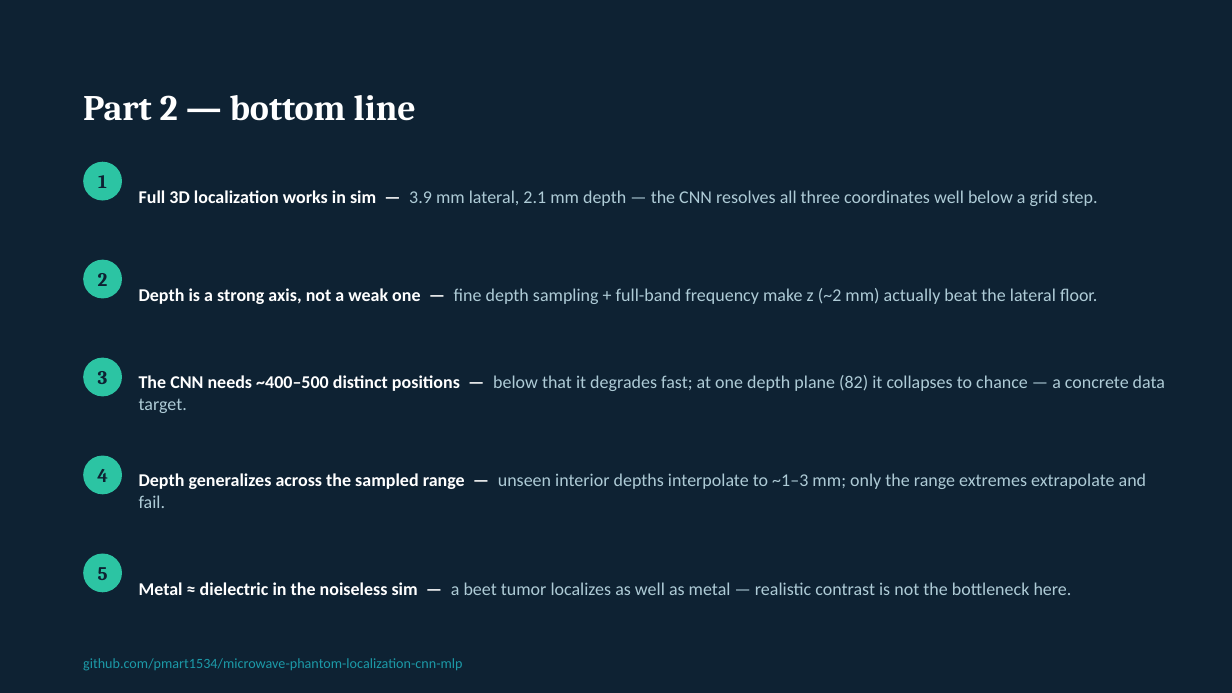
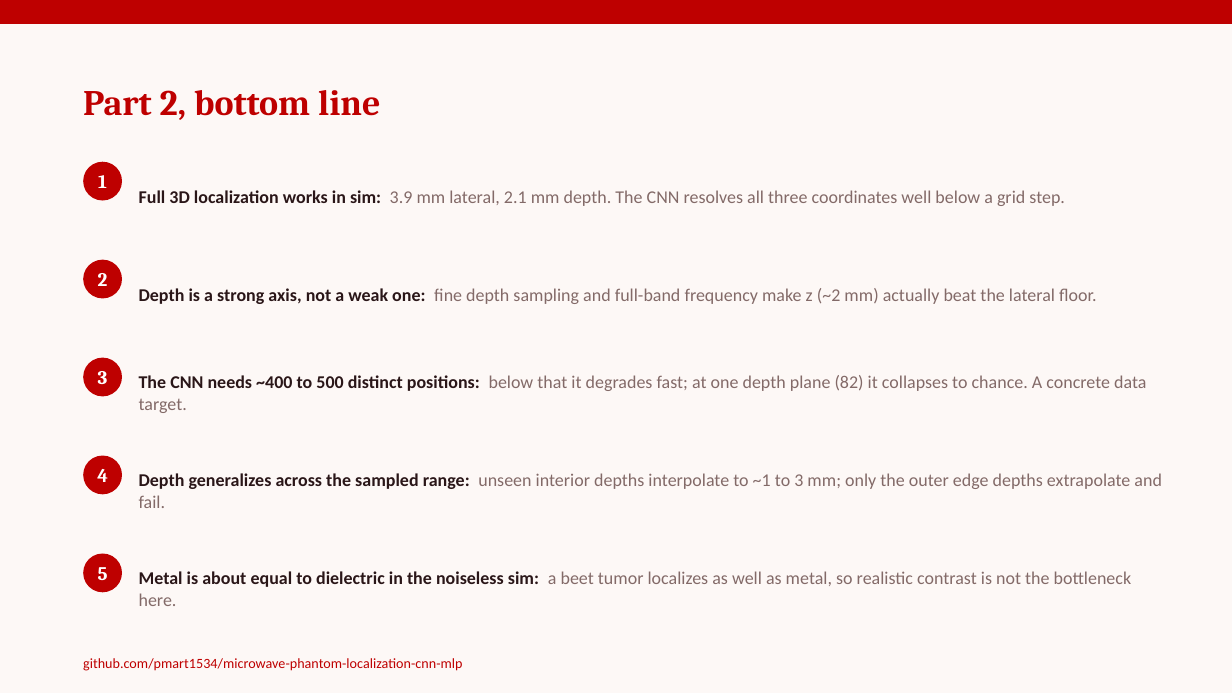
Before and after one commit to pmart1534/microwave-phantom-localization-cnn-mlp, a slide deck: slide 10 of regression_deck/Deck2_Simulated_Regression.pptx (slide 9 before the commit). Drawn at 1232x693 pixels with LibreOffice and Linux fonts; fonts in the diff are those of the drawing. Boxes give left, top, right and bottom in pixels: in the first picture for what was removed or moved away, otherwise in the second. Text is boxed around its words. In the diff, an @@ line names an element or a change of style, - is before the commit and + after.

```diff
--- a/regression_deck/Deck2_Simulated_Regression.pptx
+++ b/regression_deck/Deck2_Simulated_Regression.pptx
@@ background #0E2233 to #FDF8F6 @@
@@ rectangle added at (0, 0, 1232, 24), fill #BE0000 @@
@@ text at (83, 90, 380, 120): text changed; text colour #FFFFFF to #BE0000 @@
-Part 2 — bottom line
+Part 2, bottom line
@@ text at (139, 190, 1065, 206): text changed; text colour #AECBD6 to #836A68 @@
-Full 3D localization works in sim — 3.9 mm lateral, 2.1 mm depth — the CNN resolves all three coordinates well below a grid step.
+Full 3D localization works in sim: 3.9 mm lateral, 2.1 mm depth. The CNN resolves all three coordinates well below a grid step.
@@ text at (139, 288, 1096, 304): text changed; text colour #AECBD6 to #836A68 @@
-Depth is a strong axis, not a weak one — fine depth sampling + full-band frequency make z (~2 mm) actually beat the lateral floor.
+Depth is a strong axis, not a weak one: fine depth sampling and full-band frequency make z (~2 mm) actually beat the lateral floor.
@@ text at (139, 375, 1146, 413): text changed; text colour #AECBD6 to #836A68 @@
-The CNN needs ~400–500 distinct positions — below that it degrades fast; at one depth plane (82) it collapses to chance — a concrete data target.
+The CNN needs ~400 to 500 distinct positions: below that it degrades fast; at one depth plane (82) it collapses to chance. A concrete data target.
@@ text at (139, 473, 1162, 508): text changed; text colour #AECBD6 to #836A68 @@
-Depth generalizes across the sampled range — unseen interior depths interpolate to ~1–3 mm; only the range extremes extrapolate and fail.
+Depth generalizes across the sampled range: unseen interior depths interpolate to ~1 to 3 mm; only the outer edge depths extrapolate and fail.
@@ text colour #0E2233 to #FFFFFF in 5 elements at (98, 175, 107, 188), (98, 273, 108, 286), (98, 371, 108, 384), (97, 469, 108, 482), (98, 567, 108, 580) @@
@@ fill #2CC4A3 to #BE0000 in 5 elements at (83, 162, 122, 201), (83, 260, 122, 299), (83, 358, 122, 396), (83, 456, 122, 494), (83, 554, 122, 592) @@
@@ text at (139, 571, 1132, 606): text changed; text colour #AECBD6 to #836A68 @@
-Metal ≈ dielectric in the noiseless sim — a beet tumor localizes as well as metal — realistic contrast is not the bottleneck here.
+Metal is about equal to dielectric in the noiseless sim: a beet tumor localizes as well as metal, so realistic contrast is not the bottleneck here.
@@ text "github.com/pmart1534/microwave-phantom-localization-cnn-mlp" at (83, 658, 462, 671): text colour #1C9AA8 to #BE0000 @@
```
Also in this commit, not shown: 8 other slides changed, 1 slide added, 14 other files.
